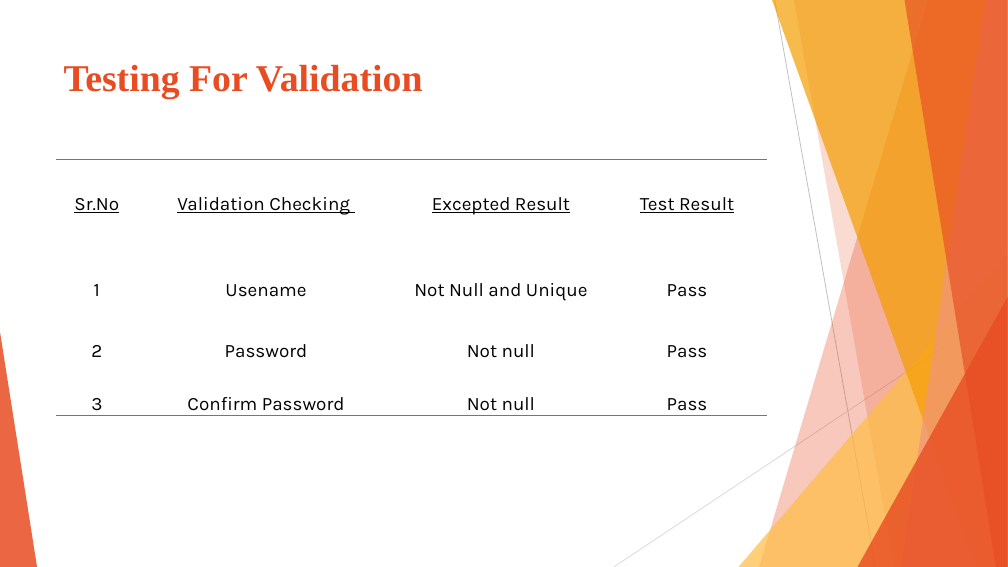
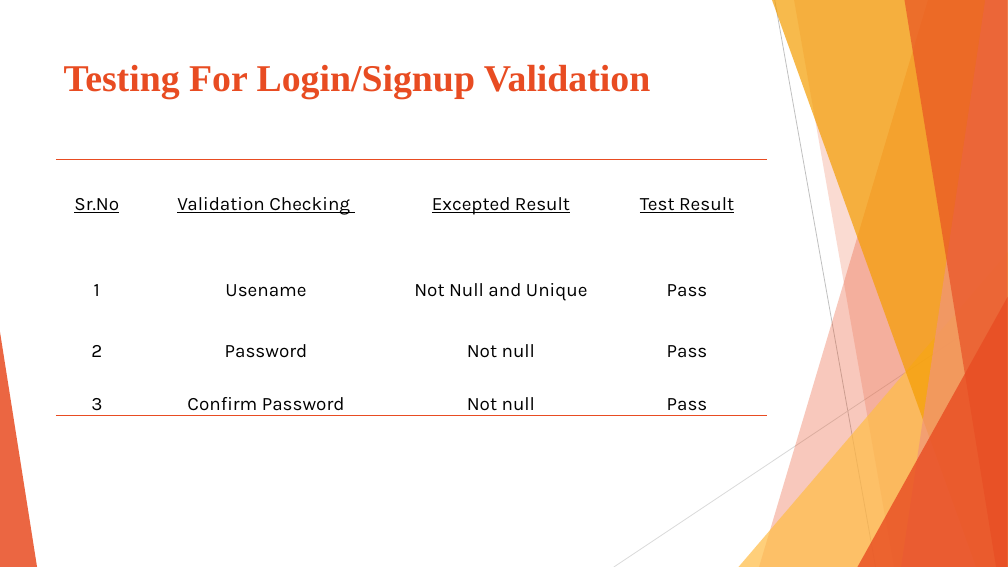
Before and after one commit to preyash2047/Stock_Price_Prediction, a slide deck: slide 39 of Project Presentation/PPT/SPP.pptx. Drawn at 1008x567 pixels with LibreOffice and Linux fonts; fonts in the diff are those of the drawing. Boxes give left, top, right and bottom in pixels: in the first picture for what was removed or moved away, otherwise in the second. Text is boxed around its words. In the diff, an @@ line names an element or a change of style, - is before the commit and + after.

Commit message:
Presentation Update

```diff
--- a/Project Presentation/PPT/SPP.pptx
+++ b/Project Presentation/PPT/SPP.pptx
@@ title at (64, 64, 651, 99): text changed @@
-Testing For Validation
+Testing For Login/Signup Validation
```
Also in this commit, not shown: 4 other slides changed, 5 other files.
